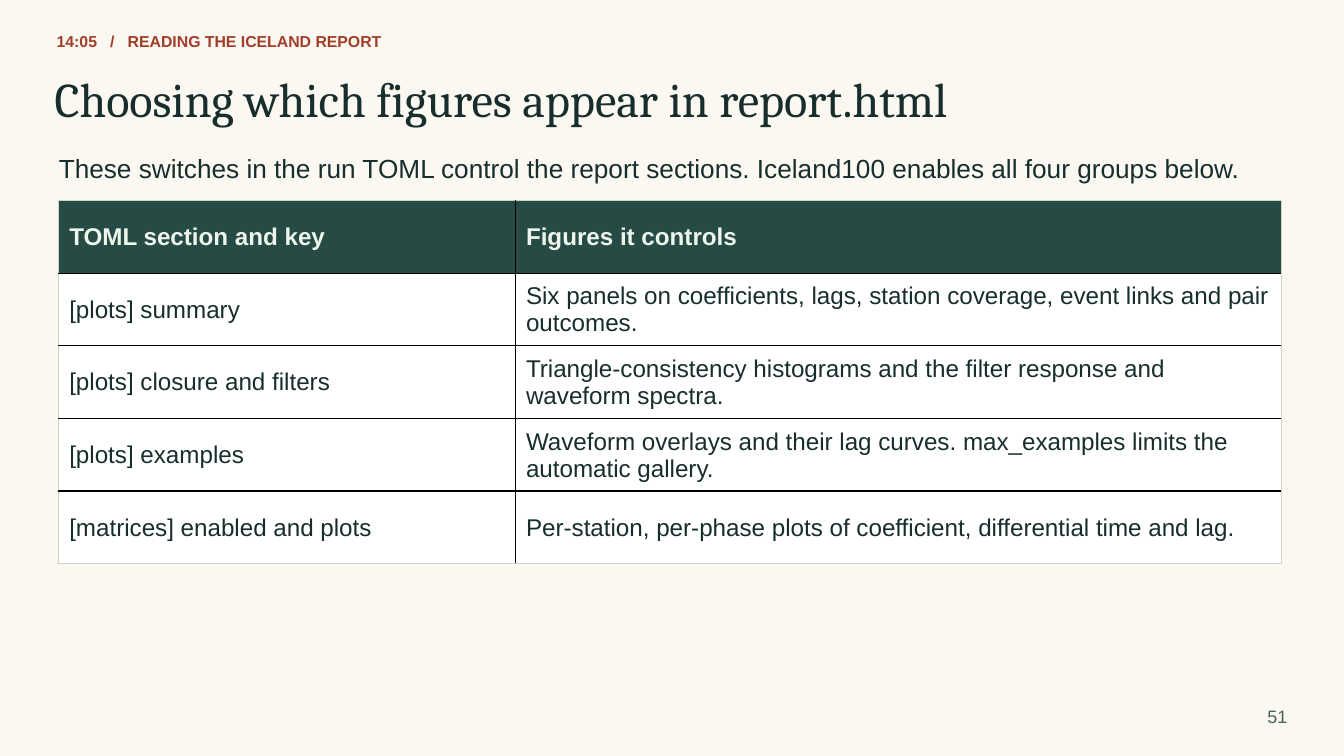
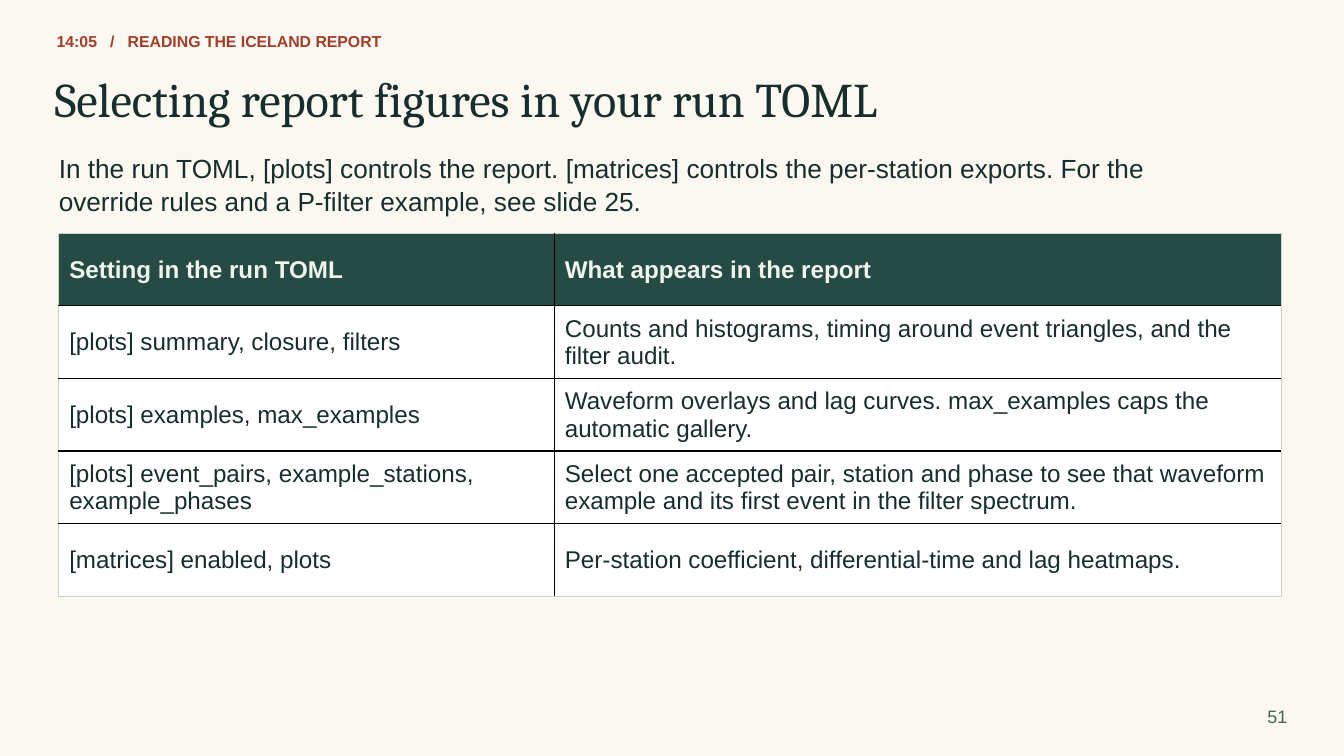
Before and after one commit to eliasrh/DDCorr.jl, a slide deck: slide 51 of teaching/DDCorr_minicourse.pptx. Drawn at 1344x756 pixels with LibreOffice and Linux fonts; fonts in the diff are those of the drawing. Boxes give left, top, right and bottom in pixels: in the first picture for what was removed or moved away, otherwise in the second. Text is boxed around its words. In the diff, an @@ line names an element or a change of style, - is before the commit and + after.

```diff
--- a/teaching/DDCorr_minicourse.pptx
+++ b/teaching/DDCorr_minicourse.pptx
@@ text at (x1=55, y1=82, x2=877, y2=128): text changed @@
-Choosing which figures appear in report.html
+Selecting report figures in your run TOML
@@ text at (x1=59, y1=159, x2=1143, y2=184): text changed @@
-These switches in the run TOML control the report sections. Iceland100 enables all four groups below.
+In the run TOML, [plots] controls the report. [matrices] controls the per-station exports. For the
@@ text added at (x1=59, y1=192, x2=641, y2=216), 18.8 pt, text #172E2C @@
+override rules and a P-filter example, see slide 25.
@@ table at (x1=58, y1=233, x2=1281, y2=596) @@
-row 1, column 1: TOML section and key
+row 1, column 1: Setting in the run TOML
-row 1, column 2: Figures it controls
+row 1, column 2: What appears in the report
-row 2, column 1: [plots] summary
+row 2, column 1: [plots] summary, closure, filters
-row 2, column 2: Six panels on coefficients, lags, station coverage, event links and pair outcomes.
+row 2, column 2: Counts and histograms, timing around event triangles, and the filter audit.
-row 3, column 1: [plots] closure and filters
+row 3, column 1: [plots] examples, max_examples
-row 3, column 2: Triangle-consistency histograms and the filter response and waveform spectra.
+row 3, column 2: Waveform overlays and lag curves. max_examples caps the automatic gallery.
-row 4, column 1: [plots] examples
+row 4, column 1: [plots] event_pairs, example_stations, example_phases
-row 4, column 2: Waveform overlays and their lag curves. max_examples limits the automatic gallery.
+row 4, column 2: Select one accepted pair, station and phase to see that waveform example and its first event in the filter spectrum.
-row 5, column 1: [matrices] enabled and plots
+row 5, column 1: [matrices] enabled, plots
-row 5, column 2: Per-station, per-phase plots of coefficient, differential time and lag.
+row 5, column 2: Per-station coefficient, differential-time and lag heatmaps.
@@ table moved from (x1=58, y1=201, x2=1280, y2=564) to (x1=58, y1=233, x2=1281, y2=596) @@
```
Also in this commit, not shown: 14 other slides changed, 3 slides added, 3 slides removed, 23 other files.
